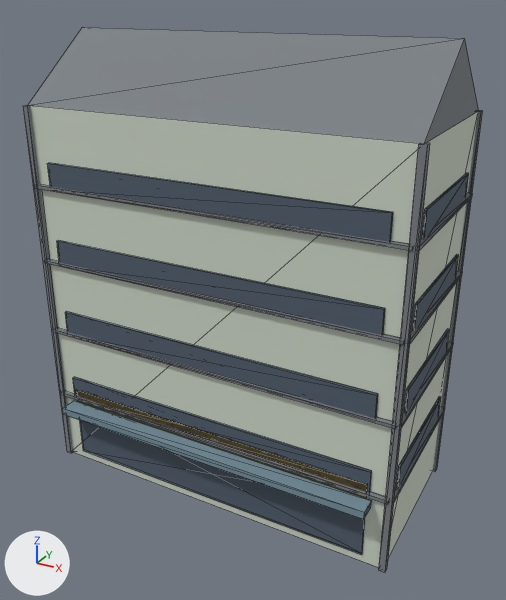
An edit to the glTF model public/buildings/lot_2x1.glb, drawn before and after from the same camera.
Rendered twice from a camera (50 mm lens) standing at (19.6, -18.9, 18.7) and looking at (7.6, 2.9, 7.9). Every picture has the same lights, and +X, +Y and +Z are marked at lower left. The first picture is the older version. Mesh edges are drawn as thin lines. Vertices at exactly the same position are counted once.

The first picture shows 'lot_2x1'.
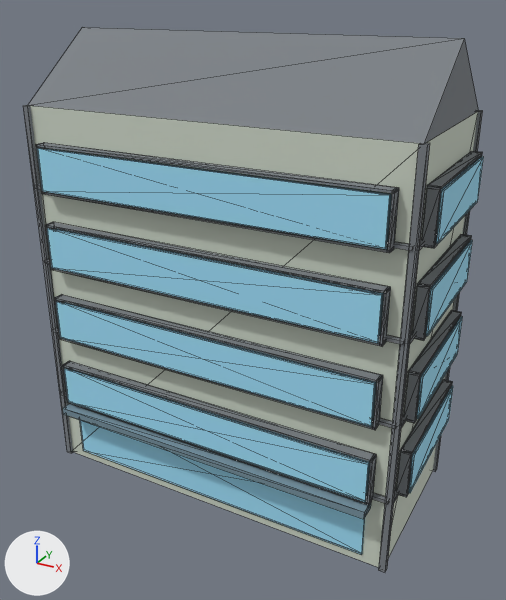
Where the change shows, as pixel boxes [x1, y1, x2, y2] in the pictures (506 x 600 px):
'lot_2x1', recoloured, reshaped
    before: [23, 27, 483, 572]
    after: [23, 27, 484, 572]
part 1 of me_lot_2x1, added
    after: [63, 361, 374, 462]
part 2 of me_lot_2x1, added
    after: [69, 402, 368, 505]
part 3 of me_lot_2x1, added
    after: [63, 361, 72, 403]
part 4 of me_lot_2x1, added
    after: [367, 454, 377, 505]
part 5 of me_lot_2x1, added
    after: [401, 380, 452, 453]
part 6 of me_lot_2x1, added
    after: [396, 450, 412, 497]
part 7 of me_lot_2x1, added
    after: [55, 295, 381, 382]
part 8 of me_lot_2x1, added
    after: [60, 338, 375, 430]
part 9 of me_lot_2x1, added
    after: [55, 295, 64, 338]
part 10 of me_lot_2x1, added
    after: [373, 375, 383, 430]
part 11 of me_lot_2x1, added
    after: [409, 311, 461, 376]
part 12 of me_lot_2x1, rebuilt (mostly hidden afterwards)
    before: [396, 397, 441, 487]
    after: [410, 404, 441, 469]
part 13 of me_lot_2x1, rebuilt (mostly hidden afterwards)
    before: [404, 329, 449, 413]
    after: [418, 332, 450, 396]
part 14 of me_lot_2x1, rebuilt (mostly hidden afterwards)
    before: [412, 254, 459, 331]
    after: [427, 252, 460, 316]
part 15 of me_lot_2x1, rebuilt (mostly hidden afterwards)
    before: [422, 173, 469, 239]
    after: [437, 165, 471, 227]
part 16 of me_lot_2x1, rebuilt (mostly hidden afterwards)
    before: [73, 377, 372, 493]
    after: [72, 370, 370, 493]
part 17 of me_lot_2x1, rebuilt (mostly hidden afterwards)
    before: [65, 311, 378, 418]
    after: [64, 302, 376, 418]
part 18 of me_lot_2x1, rebuilt (11% taller)
    before: [57, 240, 385, 335]
    after: [56, 229, 384, 335]
part 19 of me_lot_2x1, rebuilt (18% taller)
    before: [47, 163, 393, 242]
    after: [48, 149, 392, 242]
part 20 of me_lot_2x1, added
    after: [36, 143, 484, 502]

The change, as a list of edits to the scene's bpy script:
```text
Change mat_lot_2x1_glass:
    mat_lot_2x1_glass.base_color: (0.08, 0.11, 0.15) -> (0.35, 0.75, 0.95)  # greyish blue #505d6c -> cyan #a0e1f9
Change me_lot_2x1:
    used by ob_lot_2x1; location = (0.0, 0.0, 0.0)
    remove me_lot_2x1.from_pydata(...)  # 322 vertices, 486 faces; spans x -0.2..14.7, y -0.8..6.7, z 0.0..17.5
    add me_lot_2x1.from_pydata(...)  # 962 vertices, 1446 faces; spans x -0.5..15.0, y -0.8..7.0, z 0.0..17.5
    me_lot_2x1 part 1: a new loose piece, a box spanning x 0.59..13.91, y -0.42..-0.04, z 4.65..4.73, in mat_lot_2x1_trim (grey #7c8186)
    me_lot_2x1 part 2: a new loose piece, a box spanning x 0.59..13.91, y -0.42..-0.04, z 2.92..3.0, in mat_lot_2x1_trim (grey #7c8186)
    me_lot_2x1 part 3: a new loose piece, a box spanning x 0.57..0.65, y -0.42..-0.04, z 2.92..4.73, in mat_lot_2x1_trim (grey #7c8186)
    me_lot_2x1 part 4: a new loose piece, a box spanning x 13.85..13.93, y -0.42..-0.04, z 2.92..4.73, in mat_lot_2x1_trim (grey #7c8186)
    me_lot_2x1 part 5: a new loose piece, a box spanning x 14.54..14.92, y 0.59..5.91, z 4.65..4.73, in mat_lot_2x1_trim (grey #7c8186)
    me_lot_2x1 part 6: a new loose piece, a box spanning x 14.54..14.92, y 0.57..0.65, z 2.92..4.73, in mat_lot_2x1_trim (grey #7c8186)
    me_lot_2x1 part 7: a new loose piece, a box spanning x 0.59..13.91, y -0.42..-0.04, z 7.65..7.73, in mat_lot_2x1_trim (grey #7c8186)
    me_lot_2x1 part 8: a new loose piece, a box spanning x 0.59..13.91, y -0.42..-0.04, z 5.92..6.0, in mat_lot_2x1_trim (grey #7c8186)
    me_lot_2x1 part 9: a new loose piece, a box spanning x 0.57..0.65, y -0.42..-0.04, z 5.92..7.73, in mat_lot_2x1_trim (grey #7c8186)
    me_lot_2x1 part 10: a new loose piece, a box spanning x 13.85..13.93, y -0.42..-0.04, z 5.92..7.73, in mat_lot_2x1_trim (grey #7c8186)
    me_lot_2x1 part 11: a new loose piece, a box spanning x 14.54..14.92, y 0.59..5.91, z 7.65..7.73, in mat_lot_2x1_trim (grey #7c8186)
    me_lot_2x1 part 12: the loose piece of 8 vertices spanning x 14.5..14.6, y 0.7..5.8, z 3.0..4.0 is rebuilt with 8 vertices and now spans x 14.6, y 0.8..5.7, z 3.1..4.5
    me_lot_2x1 part 13: the loose piece of 8 vertices spanning x 14.5..14.6, y 0.7..5.8, z 6.0..7.0 is rebuilt with 8 vertices and now spans x 14.6, y 0.8..5.7, z 6.1..7.5
    me_lot_2x1 part 14: the loose piece of 8 vertices spanning x 14.5..14.6, y 0.7..5.8, z 9.0..10.0 is rebuilt with 8 vertices and now spans x 14.6, y 0.8..5.7, z 9.1..10.5
    me_lot_2x1 part 15: the loose piece of 8 vertices spanning x 14.5..14.6, y 0.7..5.8, z 12.0..13.0 is rebuilt with 8 vertices and now spans x 14.6, y 0.8..5.7, z 12.1..13.5
    me_lot_2x1 part 16: the loose piece of 8 vertices spanning x 0.7..13.8, y -0.1..0.0, z 3.0..4.0 is rebuilt with 8 vertices and now spans x 0.8..13.7, y -0.1, z 3.1..4.5
    me_lot_2x1 part 17: the loose piece of 8 vertices spanning x 0.7..13.8, y -0.1..0.0, z 6.0..7.0 is rebuilt with 8 vertices and now spans x 0.8..13.7, y -0.1, z 6.1..7.5
    me_lot_2x1 part 18: the loose piece of 8 vertices spanning x 0.7..13.8, y -0.1..0.0, z 9.0..10.0 is rebuilt with 8 vertices and now spans x 0.8..13.7, y -0.1, z 9.1..10.5
    me_lot_2x1 part 19: the loose piece of 8 vertices spanning x 0.7..13.8, y -0.1..0.0, z 12.0..13.0 is rebuilt with 8 vertices and now spans x 0.8..13.7, y -0.1, z 12.1..13.5
    me_lot_2x1 part 20: 400 vertices added at x -0.5..15.0, y -0.5..7.0, z 3.0..13.7
    other edits to the shape of me_lot_2x1 do not show in these pictures
```
